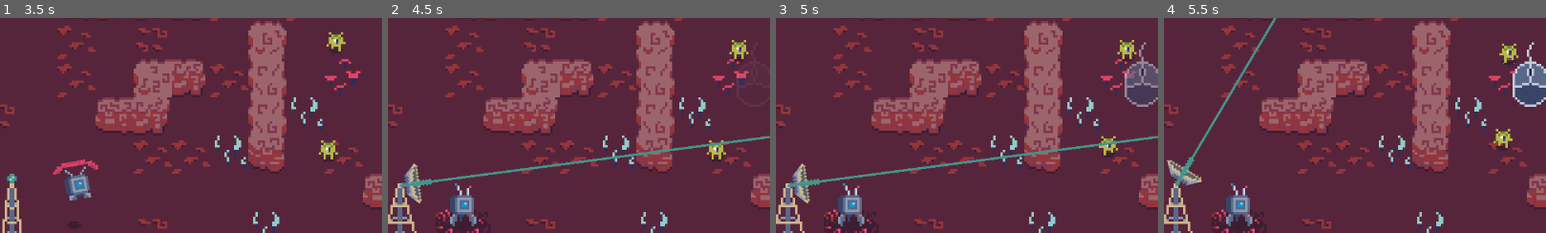
Above: before the commit, frames 1-4 (left to right).
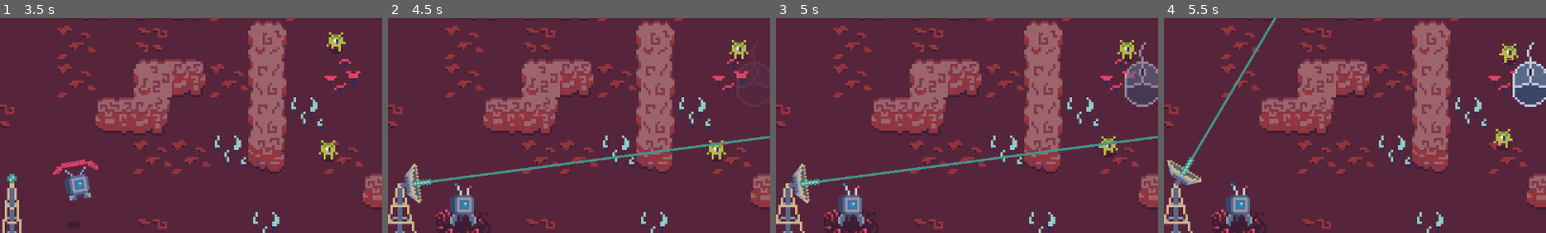
Above: after the commit, the same moments.

Repository: YannVeld/LD59
Game: Godot game, scene res://game_menu.tscn
Two runs of this game, one before a commit and one after it. Both use one fixed random seed, a clock stepped at 60 frames per second and the inputs below.
Inputs (mouse positions are % of the whole screen's width and height, from its top left):
- Up to frame 1 (3.5 s): click "1" at 0.5 s; tap Enter at 1.25 s; move the mouse to (72, 45) at 1.27 s; hold D (move_right) 1.28-2.03 s; move the mouse to (30, 55) at 2.02 s; hold Down (move_down) 2.03-2.78 s; move the mouse to (60, 28) at 2.77 s; hold D (move_right) from 2.78 s (still down)
- Up to frame 2 (4.5 s): move the mouse to (45, 70) at 3.52 s; release D (move_right) at 3.53 s; hold Up (move_up) 3.53-4.28 s; move the mouse to (80, 65) at 4.27 s; hold A (move_left) from 4.28 s (still down)
- Up to frame 3 (5 s): keep holding A (move_left)
- Up to frame 4 (5.5 s): keep holding A (move_left); move the mouse to (20, 35) at 5.02 s
The pictures show only the part of the screen within x 2-52%, y 44-94%; the shares and areas given below are measured in that part.

Frame 1 is identical in both runs. In frame 2, less than 0.1% of the frame differs, in the area x 3-11%, y 75-79%; in frame 3, less than 0.1%; in frame 4, less than 0.1%.

Commit message:
Small tweaks to robot landing and aim beam z-ordering

Diff:
--- a/Scenes/robot_landing.tscn
+++ b/Scenes/robot_landing.tscn
@@ -81,6 +81,7 @@
 script = ExtResource("1_2p5yj")
 
 [node name="AnimatedSprite2D" type="AnimatedSprite2D" parent="." unique_id=56466812]
+z_index = 5
 position = Vector2(0, -8)
 sprite_frames = SubResource("SpriteFrames_jfref")
 offset = Vector2(0, 8)
--- a/Scenes/transmitter.tscn
+++ b/Scenes/transmitter.tscn
@@ -19,9 +19,11 @@
 script = ExtResource("2_64nqp")
 
 [node name="TowerSprite" type="Sprite2D" parent="." unique_id=1209487833]
+z_index = 6
 texture = ExtResource("3_rvwfv")
 
 [node name="DishSprite" type="Sprite2D" parent="." unique_id=266685894]
+z_index = 7
 position = Vector2(0, -7)
 texture = ExtResource("4_0cioi")
 offset = Vector2(4, -4)
